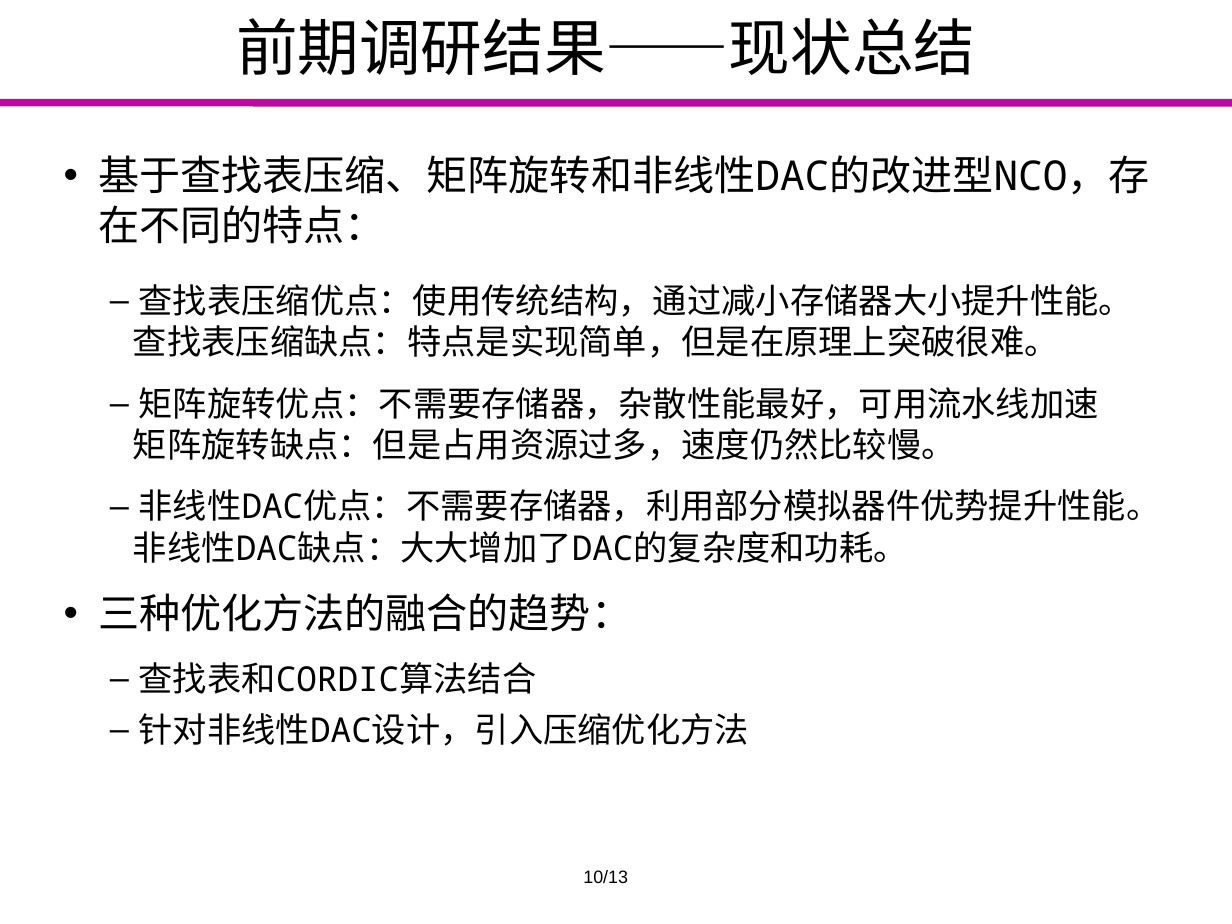
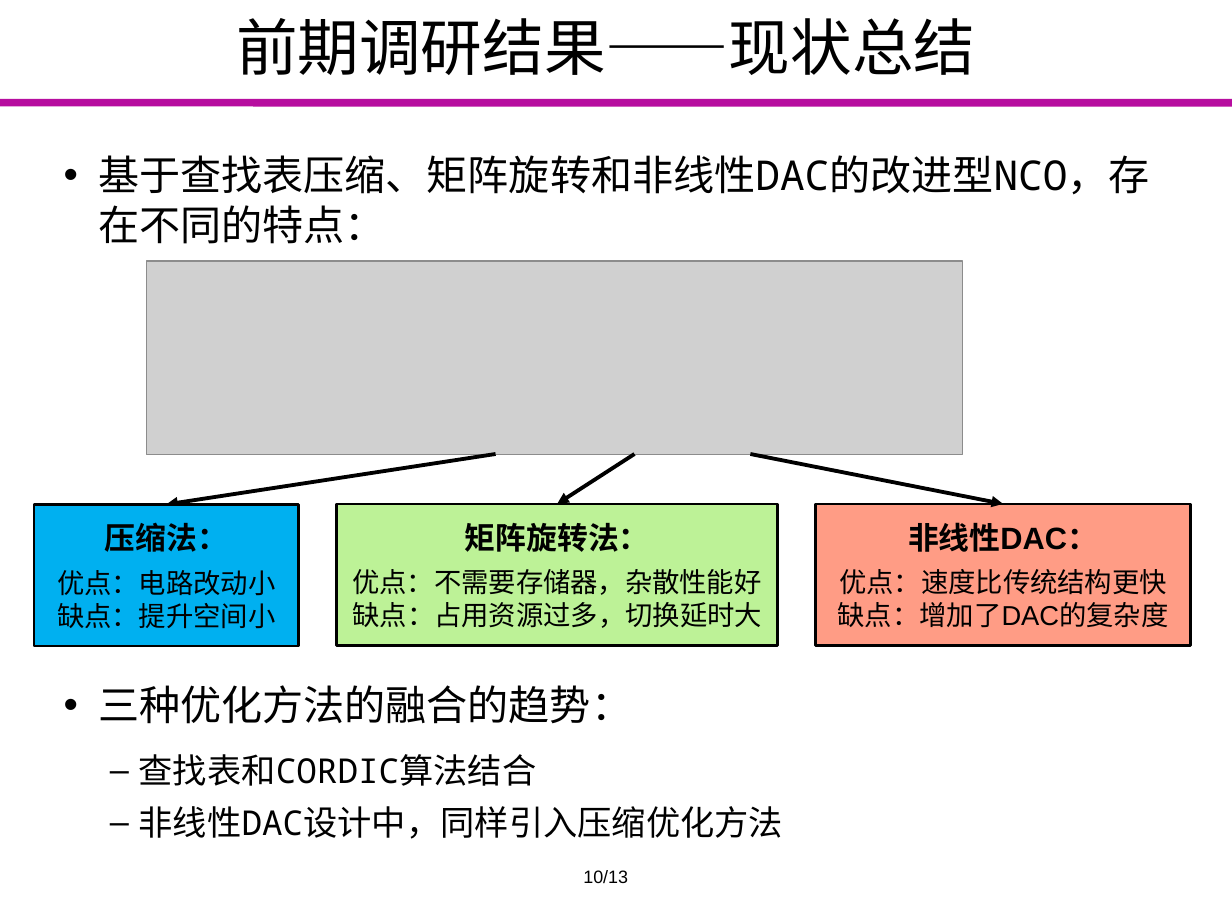
Before and after one commit to Markov2016/kaiti, a slide deck: slide 10 of ppt/yyx_v1.1.pptx. Drawn at 1232x924 pixels with LibreOffice and Linux fonts; fonts in the diff are those of the drawing; grey boxes stand for pictures; background and template pictures are left out. Boxes give left, top, right and bottom in pixels: in the first picture for what was removed or moved away, otherwise in the second. Text is boxed around its words. In the diff, an @@ line names an element or a change of style, - is before the commit and + after.

```diff
--- a/ppt/yyx_v1.1.pptx
+++ b/ppt/yyx_v1.1.pptx
@@ text at (133,284,1161,563): paragraphs removed @@
-  – 查找表压缩优点：使用传统结构，通过减小存储器大小提升性能。
-  查找表压缩缺点：特点是实现简单，但是在原理上突破很难。
-  – 矩阵旋转优点：不需要存储器，杂散性能最好，可用流水线加速
-  矩阵旋转缺点：但是占用资源过多，速度仍然比较慢。
-  – 非线性DAC优点：不需要存储器，利用部分模拟器件优势提升性能。
-  非线性DAC缺点：大大增加了DAC的复杂度和功耗。
@@ group added at (34,261,1190,646): 3 arrows, 3 rectangles, 1 picture @@
+压缩法：
+优点：电路改动小
+缺点：提升空间小
+矩阵旋转法：
+优点：不需要存储器，杂散性能好
+缺点：占用资源过多，切换延时大
+非线性DAC：
+优点：速度比传统结构更快
+缺点：增加了DAC的复杂度
@@ text at (139,806,784,839): text changed @@
-  – 针对非线性DAC设计，引入压缩优化方法
+  – 非线性DAC设计中，同样引入压缩优化方法
```
Also in this commit, not shown: 8 other slides changed, 1 slide added, 1 slide removed.
